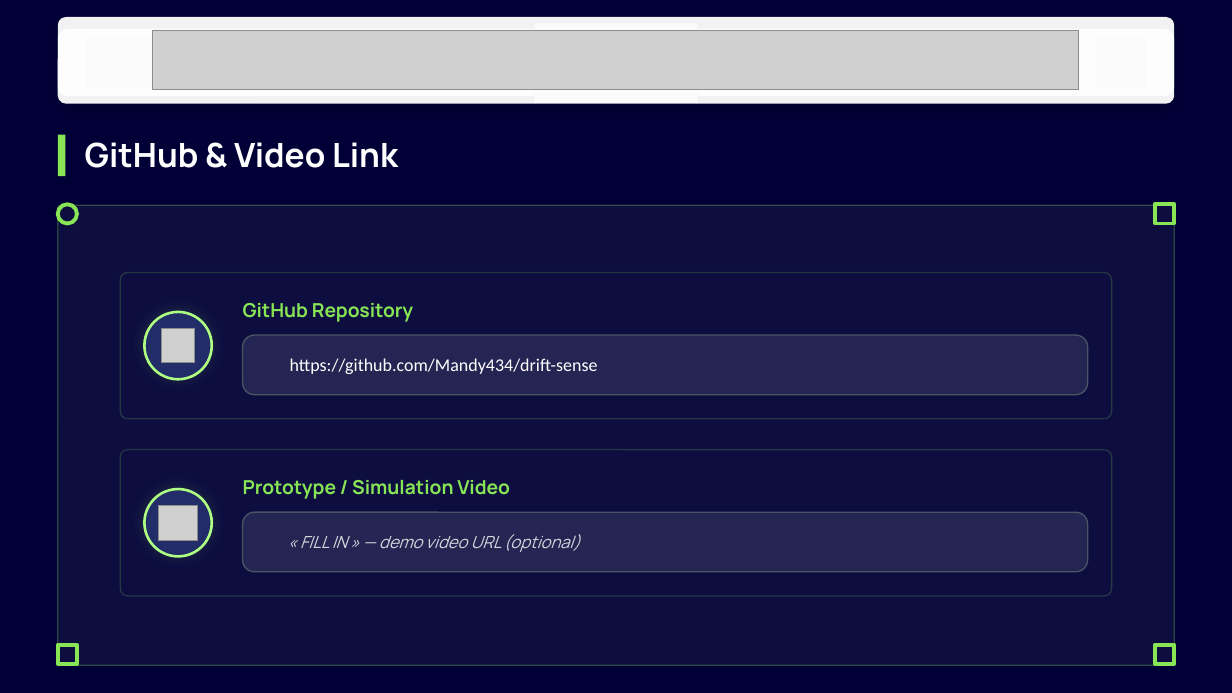
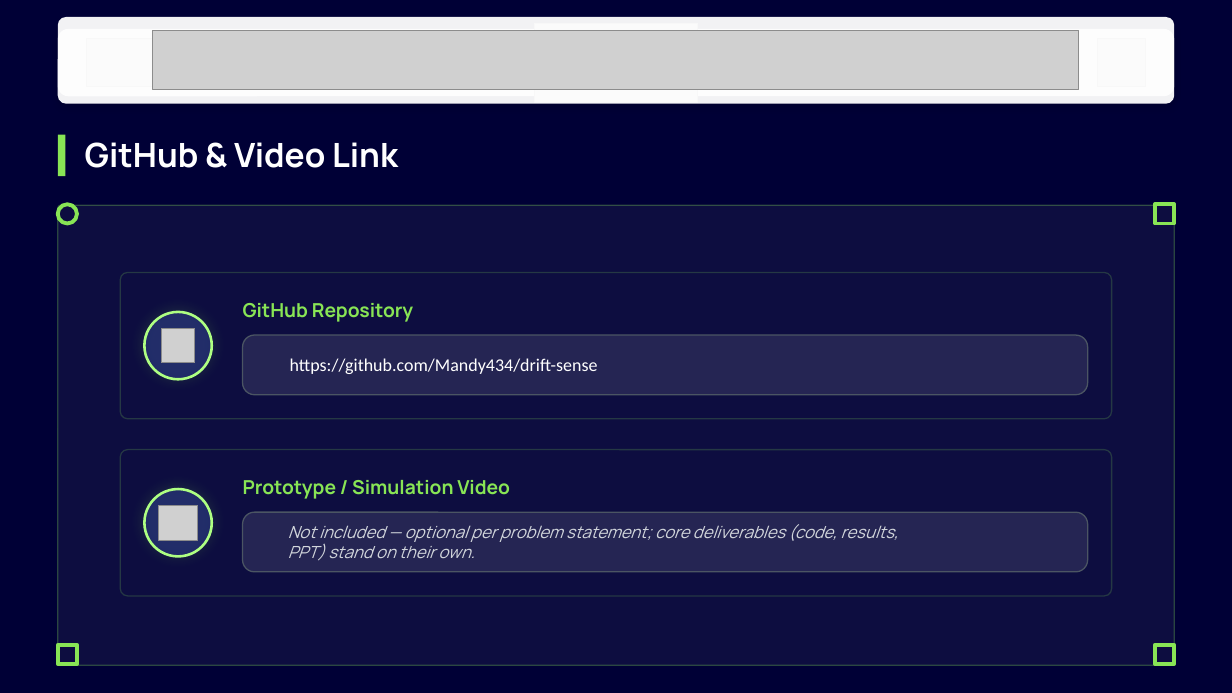
Before and after one commit to Mandy434/drift-sense, a slide deck: slide 10 of DriftSense_Submission_12slides.pptx. Drawn at 1232x693 pixels with LibreOffice and Linux fonts; fonts in the diff are those of the drawing; grey boxes stand for pictures; background and template pictures are left out; a plain dark background stands for a picture behind light text. Boxes give left, top, right and bottom in pixels: in the first picture for what was removed or moved away, otherwise in the second. Text is boxed around its words. In the diff, an @@ line names an element or a change of style, - is before the commit and + after.

Commit message:
Replace video placeholder with explicit optional-and-omitted statement

```diff
--- a/DriftSense_Submission_12slides.pptx
+++ b/DriftSense_Submission_12slides.pptx
@@ text at <box>288,524,899,561</box>: text changed @@
-« FILL IN » — demo video URL (optional)
+Not included — optional per problem statement; core deliverables (code, results, PPT) stand on their own.
```
